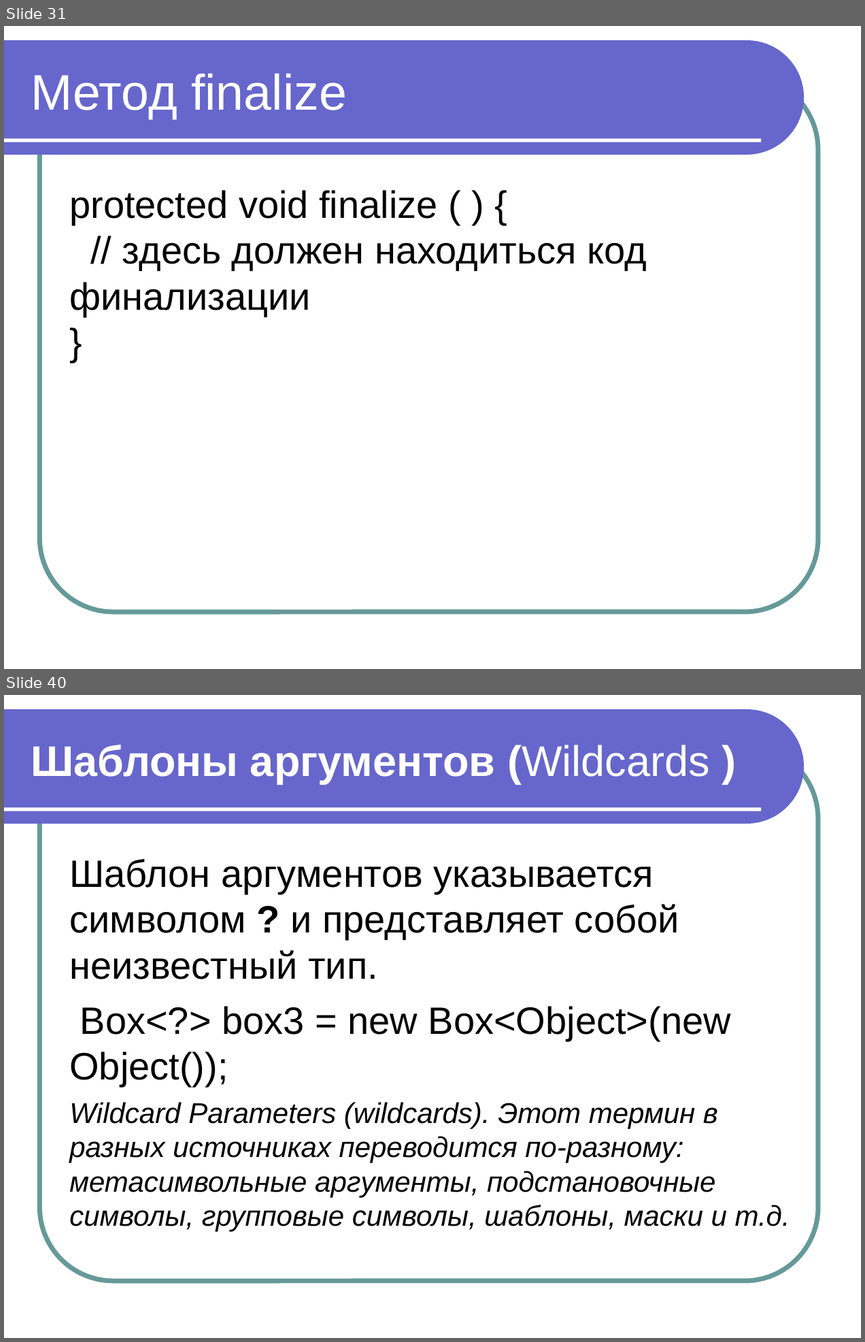
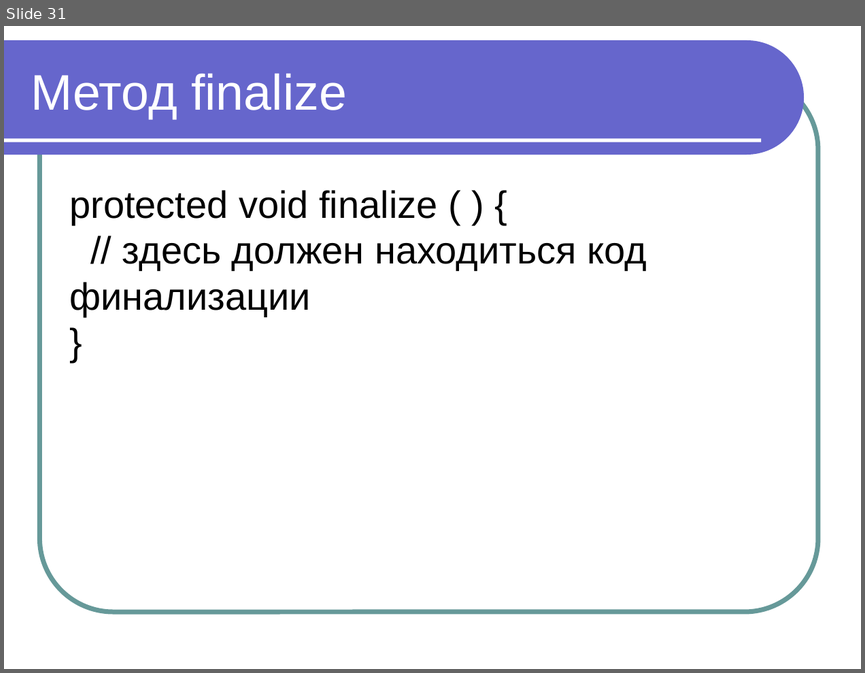
Before and after one commit to maxchv/JavaLessons, a slide deck: Lesson07/Modul 7 OOP chast 5 sborshik musora.ppt. Shown one above the other, each under a label of ours: slides 31 and 40 before the commit, slide 31 after it; the slides between them are not shown. The pictures are 865x1342 and 865x673 pixels, drawn with LibreOffice and Linux fonts; fonts in the diff are those of the drawing. Boxes give left, top, right and bottom in pixels: in the first picture for what was removed or moved away, otherwise in the second. Text is boxed around its words. In the diff, an @@ line names an element or a change of style, - is before the commit and + after.

```diff
--- a/Lesson07/Modul 7 OOP chast 5 sborshik musora.ppt
+++ b/Lesson07/Modul 7 OOP chast 5 sborshik musora.ppt
@@ slide 40 removed at [4,695,861,1338], background #FFFFFF; not listed: 3 template elements that a slide beside it also shows @@
@@ title removed at [31,745,710,784] @@
-Шаблоны аргументов (Wildcards )
@@ text removed at [69,859,790,1231] @@
-Шаблон аргументов указывается символом ? и представляет собой неизвестный тип.
-Box<?> box3 = new Box<Object>(new Object());
-Wildcard Parameters (wildcards). Этот термин в разных источниках переводится по-разному: метасимвольные аргументы, подстановочные символы, групповые символы, шаблоны, маски и т.д.
```
Also in this commit, not shown: 13 other slides removed.
